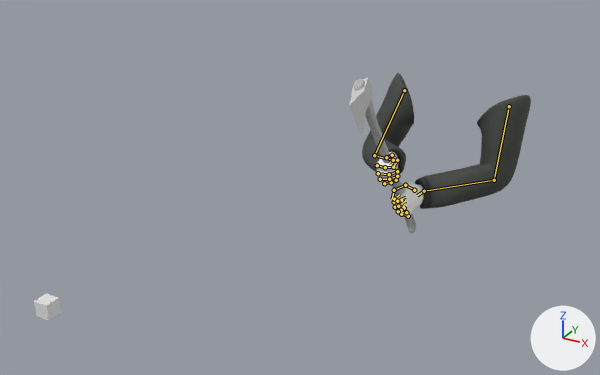
What one commit did to the Blender file models-source/0.5 - Blockouts/ViewmodelBlockout_WM_Axe.blend.
Before and after are seen from a 50 mm camera at (0.858, -2.672, 0.673) aimed at (-0.111, -0.911, -0.208). The axes (+X, +Y, +Z) are drawn at lower right. The lights are the same throughout. Both versions are drawn at frame 0 of the action 'AxeSwing'; the numbers are the values there. The bones that bend it are drawn over the model as lines.

Names of what the first picture shows: 'Arms', 'Axe', 'Clothes', 'Cube'.
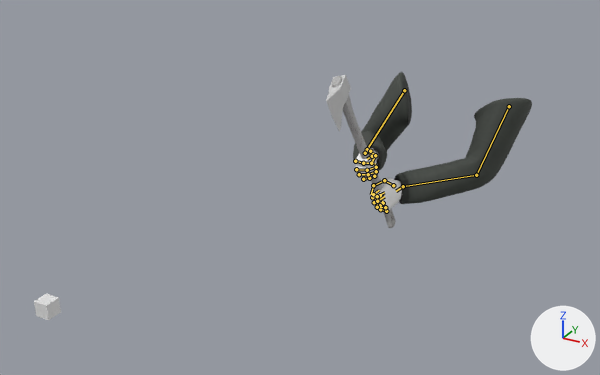
Scene script edits in JSON lines:
```json
{"block": "bone_hand_ik_r", "where": "bone_hand_ik_r = bpy.data.objects['Viewmodel_WM'].pose.bones['hand_ik_r']"}
{"op": "set", "path": "bone_hand_ik_r.location", "old": "(0.404, -0.121, 0.113)", "new": "(0.353, -0.094, 0.064)"}
```

Location of each change, (x1, y1, x2, y2) in pixels of the pictures (600 x 375 px):
```json
{"object": "Clothes", "change": "posed", "before": [362, 73, 531, 209], "after": [353, 72, 532, 204]}
{"object": "Axe", "change": "posed", "before": [349, 78, 416, 233], "after": [326, 75, 396, 228]}
{"object": "Arms", "change": "posed", "before": [375, 152, 423, 217], "after": [354, 148, 402, 213]}
```
